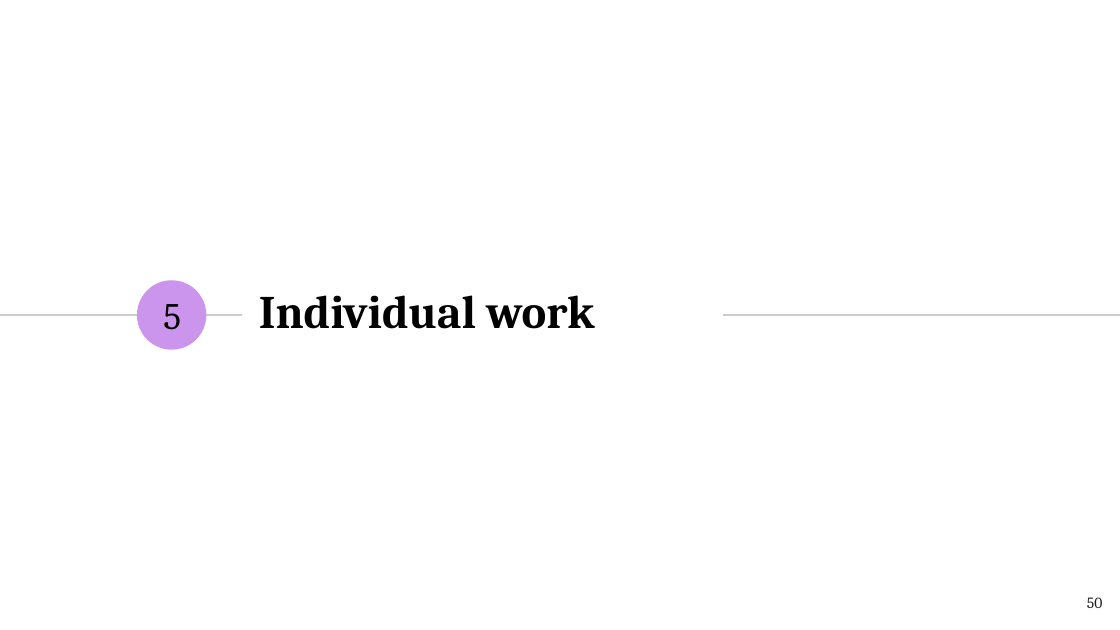
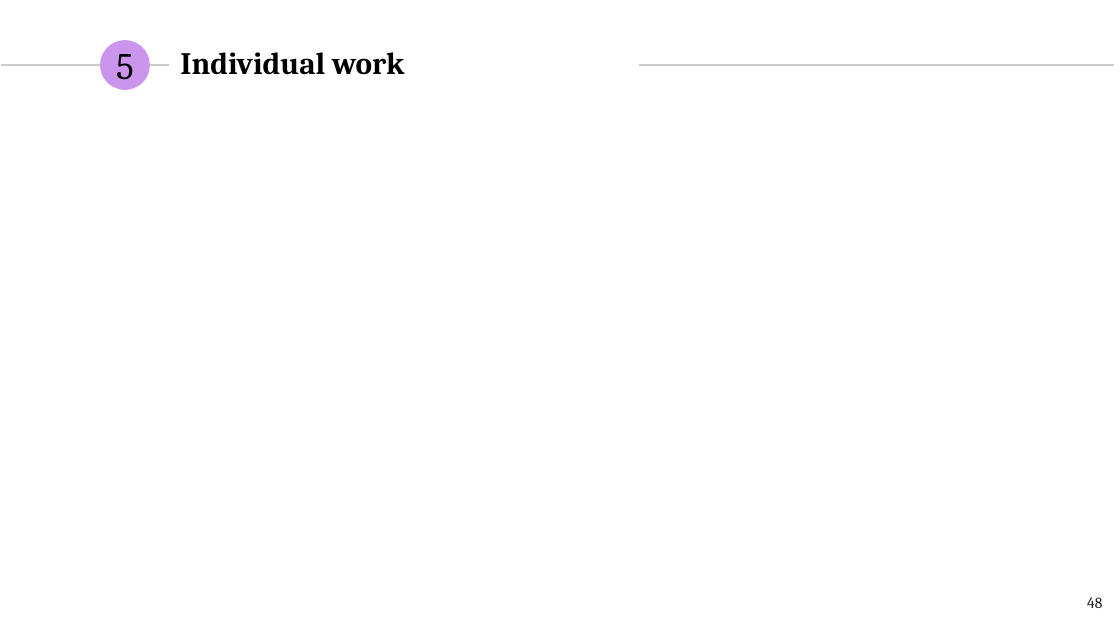
Before and after one commit to NILGroup/TFG-1920-DiscapacidadVisual, a slide deck: slide 48 of Defensa/Viola · SlidesCarnival_DiaposBelen.pptx (slide 50 before the commit). Drawn at 1120x630 pixels with LibreOffice and Linux fonts; fonts in the diff are those of the drawing. Boxes give left, top, right and bottom in pixels: in the first picture for what was removed or moved away, otherwise in the second. Text is boxed around its words. In the diff, an @@ line names an element or a change of style, - is before the commit and + after.

```diff
--- a/Defensa/Viola · SlidesCarnival_DiaposBelen.pptx
+++ b/Defensa/Viola · SlidesCarnival_DiaposBelen.pptx
@@ text "5" rewrapped from box(163, 304, 181, 330) to box(116, 54, 134, 89) @@
@@ ellipse added at box(100, 40, 149, 90), fill #CC95ED @@
@@ title "Individual work": place and size @@
-title "Individual work" at box(259, 295, 594, 329)
+title "Individual work" at box(180, 52, 404, 75)
@@ title "Individual work" at box(180, 52, 404, 75): size 30 to 20 pt @@
@@ line added from (1, 65) to (169, 65), #CCCCCC 0.75 pt @@
@@ line moved from (722, 315) - (1120, 315) to (638, 65) - (1113, 65) @@
@@ ellipse removed at box(137, 280, 206, 349) @@
@@ line removed from (0, 315) to (242, 315) @@
@@ page number at box(1087, 597, 1102, 608): text changed @@
-50
+48
```
Also in this commit, not shown: 11 other slides changed, 2 slides added, 1 other file.
